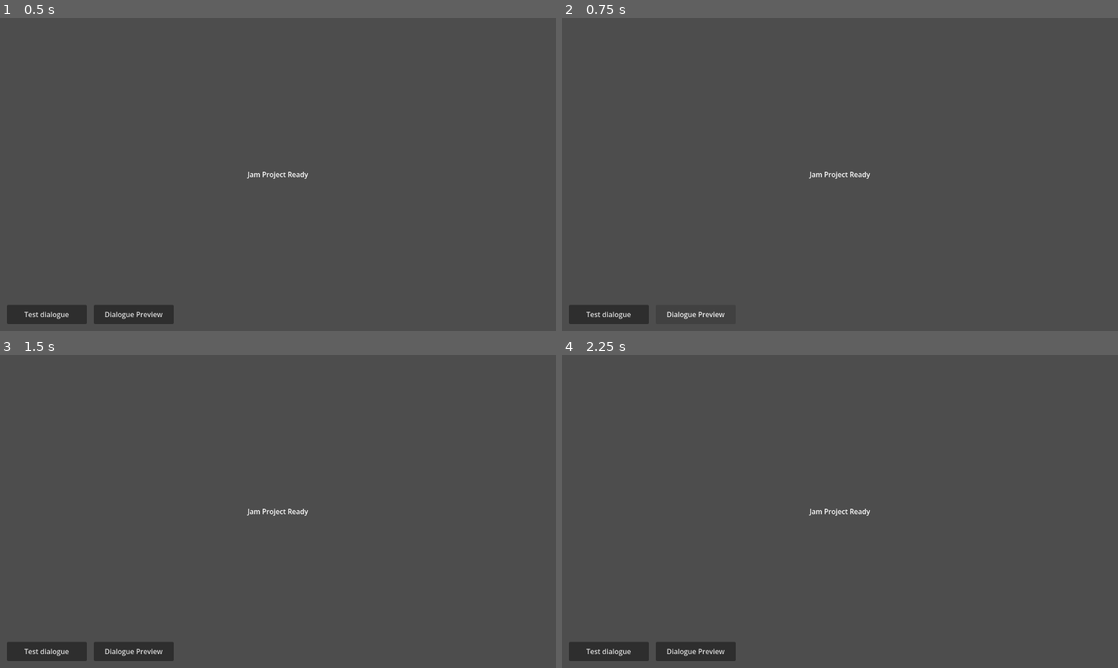
Above: before the commit, frames 1-4 (two rows, left to right).
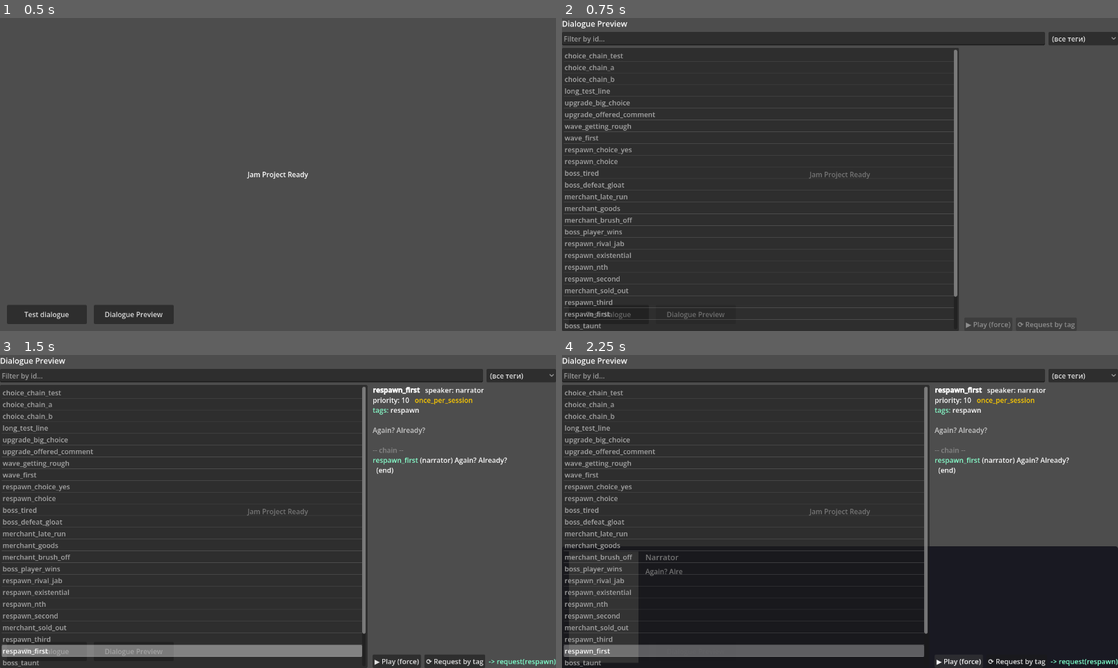
Above: after the commit, the same moments.

Repository: TortikP/GameJamProject
Game: Godot game, scene res://scenes/main.tscn
Two runs of this game, one before a commit and one after it. Both use one fixed random seed, a clock stepped at 60 frames per second and the inputs below.
Inputs (mouse positions are in pixels of both pictures, inside the frame that each line leads up to):
- Up to frame 1 (0.5 s): no input
- Up to frame 2 (0.75 s): click "Dialogue Preview" at 0.5 s
- Up to frame 3 (1.5 s): click "Test dialogue" at 1.25 s
- Up to frame 4 (2.25 s): click (956, 661) at 2 s, where only the run after the commit has a clickable "▶ Play (force)"

Frame 1 is identical in both runs. In frame 2, 63% of the frame differs, in the area x 0-100%, y 0-100%; in frame 3, 61%; in frame 4, 72%.
Error before the commit: Cannot call method 'add_item' on a null value. (res://scripts/presentation/dialogue_preview.gd:43)

Commit message:
fix(003): instantiate dialogue_preview.tscn at runtime instead of bare Control+script

Diff:
--- a/scenes/main.tscn
+++ b/scenes/main.tscn
@@ -1,7 +1,6 @@
 [gd_scene format=3 uid="uid://btctiby028x41"]
 
 [ext_resource type="Script" uid="uid://cncnapj1uu7gk" path="res://scripts/main.gd" id="1_main"]
-[ext_resource type="Script" path="res://scripts/presentation/dialogue_preview.gd" id="2_preview"]
 
 [node name="Main" type="Node" unique_id=786486902]
 script = ExtResource("1_main")
@@ -49,10 +48,3 @@
 [node name="DebugLayer" type="CanvasLayer" parent="." unique_id=99991003]
 layer = 15
 visible = false
-
-[node name="DialoguePreview" type="Control" parent="DebugLayer" unique_id=99991004]
-layout_mode = 3
-anchors_preset = 15
-anchor_right = 1.0
-anchor_bottom = 1.0
-script = ExtResource("2_preview")
--- a/scripts/main.gd
+++ b/scripts/main.gd
@@ -2,9 +2,12 @@
 ## Main entry point.
 
 const GameLogger = preload("res://scripts/infrastructure/game_logger.gd")
+const PREVIEW_SCENE = "res://scenes/dev/dialogue_preview.tscn"
 
 @onready var _debug_layer : CanvasLayer = $DebugLayer
-@onready var _debug_btn   : Button      = $UI/DebugBtn
+
+var _preview: Node = null
+
 
 func _ready() -> void:
 	GameLogger.info("Main", "boot complete; emitting run_started")
@@ -12,23 +15,31 @@
 
 	# TODO: remove in feature 005-roguelike-loop
 	($UI/TestDialogueBtn as Button).pressed.connect(_on_test_dialogue_pressed)
-	_debug_btn.pressed.connect(_on_debug_btn_pressed)
+	($UI/DebugBtn as Button).pressed.connect(_on_debug_btn_pressed)
 
 
 func _on_run_started() -> void:
 	GameLogger.info("Main", "run_started signalled — EventBus is alive")
 
 
-# TODO: remove in feature 005-roguelike-loop
 func _on_test_dialogue_pressed() -> void:
 	DialogueManager.request(&"respawn", {"run_count": 1})
 
 
 func _on_debug_btn_pressed() -> void:
-	_debug_layer.visible = not _debug_layer.visible
+	_toggle_preview()
 
 
 func _input(event: InputEvent) -> void:
 	if event is InputEventKey and event.pressed and event.keycode == KEY_F2:
+		_toggle_preview()
+		get_viewport().set_input_as_handled()
+
+
+func _toggle_preview() -> void:
+	if _preview == null:
+		_preview = load(PREVIEW_SCENE).instantiate()
+		_debug_layer.add_child(_preview)
+		_debug_layer.visible = true
+	else:
 		_debug_layer.visible = not _debug_layer.visible
-		get_viewport().set_input_as_handled()
